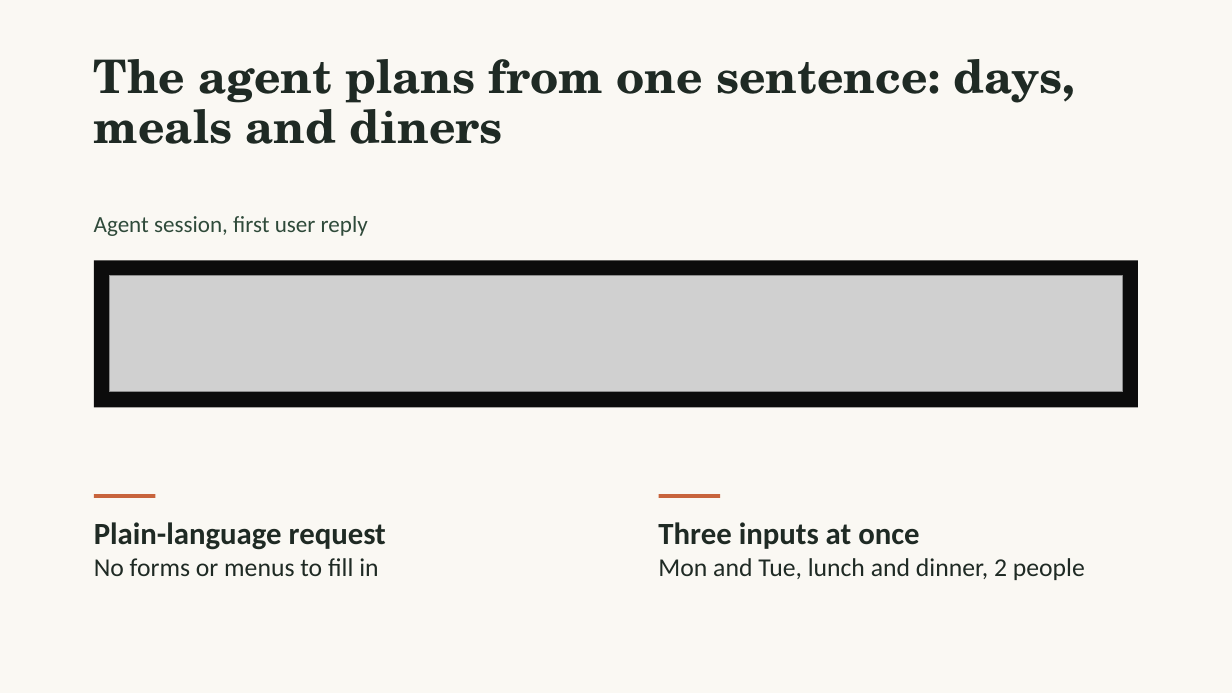
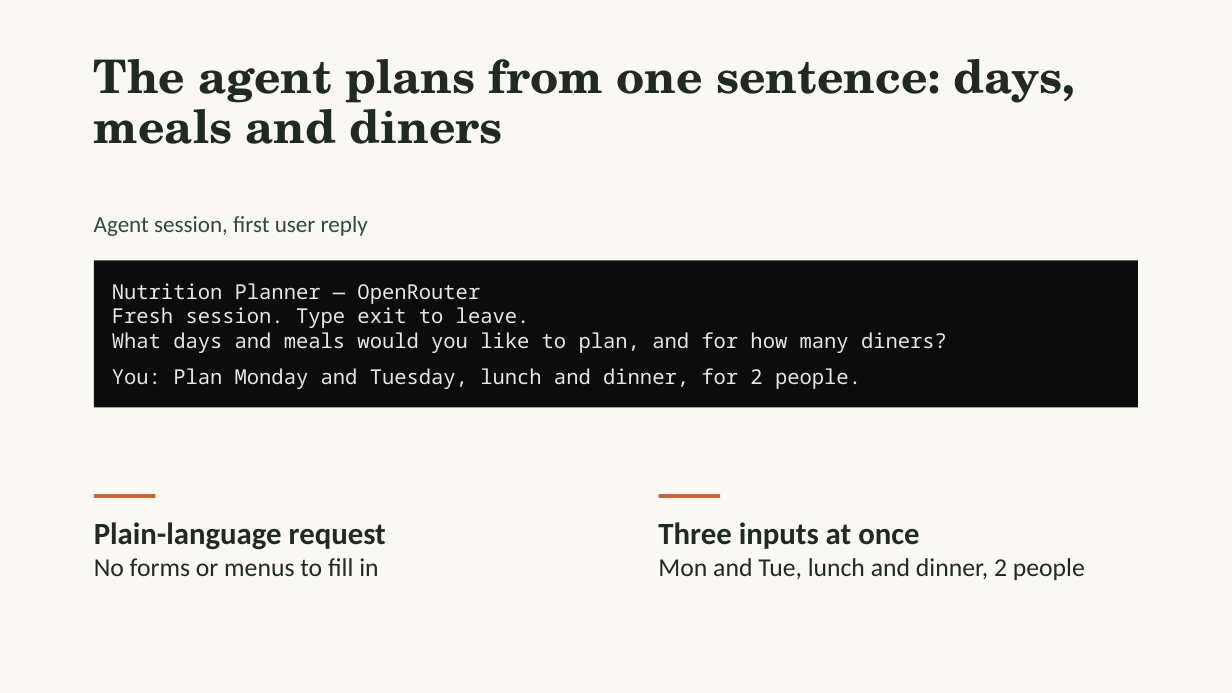
Before and after one commit to gabrieleguetta/ai-workshop-project, a slide deck: slide 3 of MVP-Presentation.pptx. Drawn at 1232x693 pixels with LibreOffice and Linux fonts; fonts in the diff are those of the drawing; grey boxes stand for pictures. Boxes give left, top, right and bottom in pixels: in the first picture for what was removed or moved away, otherwise in the second. Text is boxed around its words. In the diff, an @@ line names an element or a change of style, - is before the commit and + after.

```diff
--- a/MVP-Presentation.pptx
+++ b/MVP-Presentation.pptx
@@ picture removed at (109, 276, 1123, 393) @@
@@ text in rectangle at (112, 283, 947, 389): text added @@
+Nutrition Planner — OpenRouter
+Fresh session. Type exit to leave.
+What days and meals would you like to plan, and for how many diners?
+You: Plan Monday and Tuesday, lunch and dinner, for 2 people.
```
Also in this commit, not shown: 7 other slides changed, 4 slides added, 8 slides removed, 3 other files.
